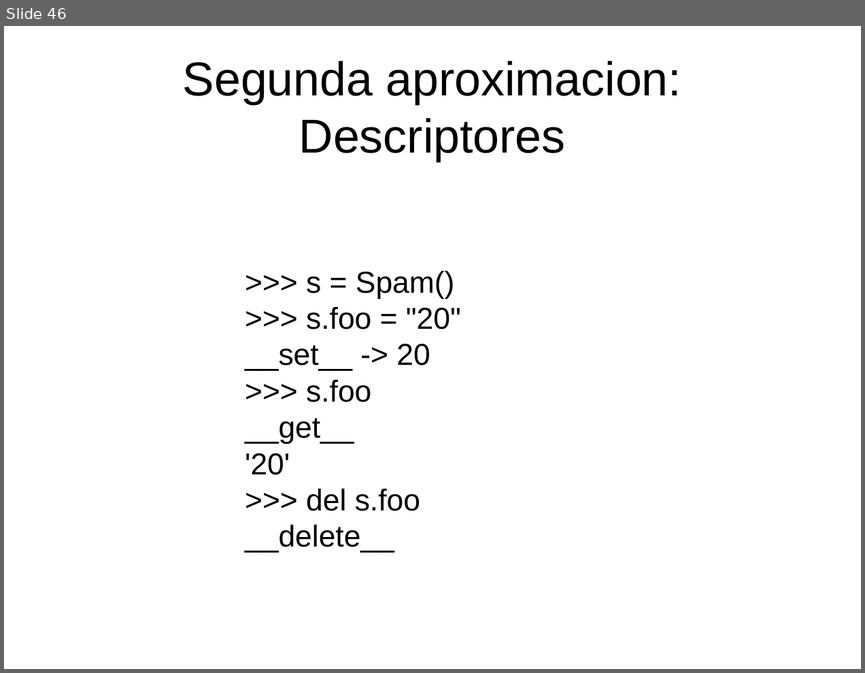
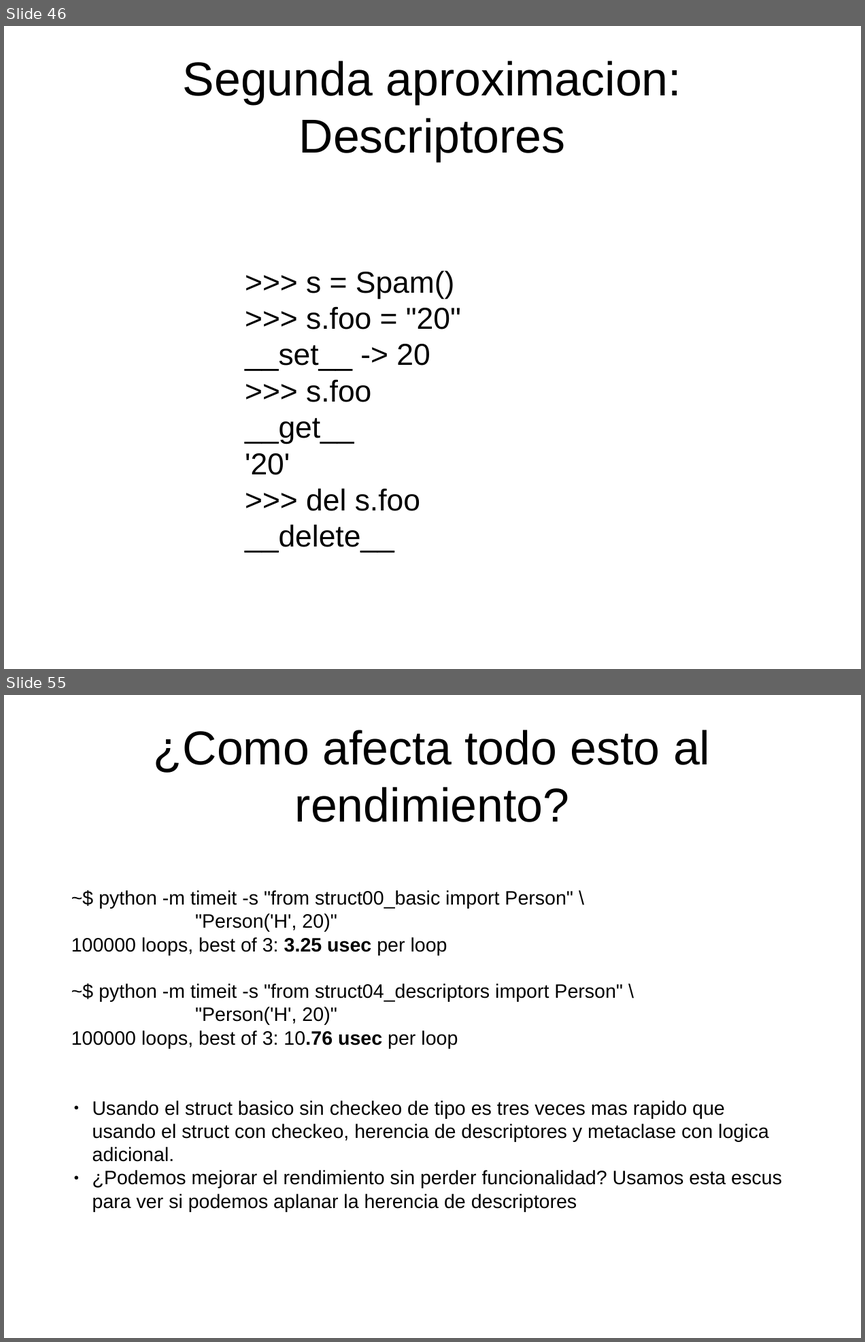
Before and after one commit to niwinz/niwi-slides, a slide deck: meta-py3/slides.odp. Shown one above the other, each under a label of ours: slide 46 before the commit, slides 46 and 55 after it; the slides between them are not shown. The pictures are 865x673 and 865x1342 pixels, drawn with LibreOffice and Linux fonts; fonts in the diff are those of the drawing. Boxes give left, top, right and bottom in pixels: in the first picture for what was removed or moved away, otherwise in the second. Text is boxed around its words. In the diff, an @@ line names an element or a change of style, - is before the commit and + after.

```diff
--- a/meta-py3/slides.odp
+++ b/meta-py3/slides.odp
@@ slide 55 added at [4, 695, 861, 1338], background #FFFFFF @@
@@ title added at [154, 730, 710, 822], 44 pt, text #000000 @@
+¿Como afecta todo esto al rendimiento?
@@ text added at [71, 890, 623, 1048], 18 pt, text #000000 @@
+~$ python -m timeit -s "from struct00_basic import Person" \
+"Person('H', 20)"
+100000 loops, best of 3: 3.25 usec per loop
+~$ python -m timeit -s "from struct04_descriptors import Person" \
+"Person('H', 20)"
+100000 loops, best of 3: 10.76 usec per loop
@@ text added at [92, 1100, 782, 1211], 18 pt, text #000000 @@
+● Usando el struct basico sin checkeo de tipo es tres veces mas rapido que
+  usando el struct con checkeo, herencia de descriptores y metaclase con logica
+  adicional.
+● ¿Podemos mejorar el rendimiento sin perder funcionalidad? Usamos esta escus
+  para ver si podemos aplanar la herencia de descriptores
```
Also in this commit, not shown: 2 slides changed, 18 other slides added.
